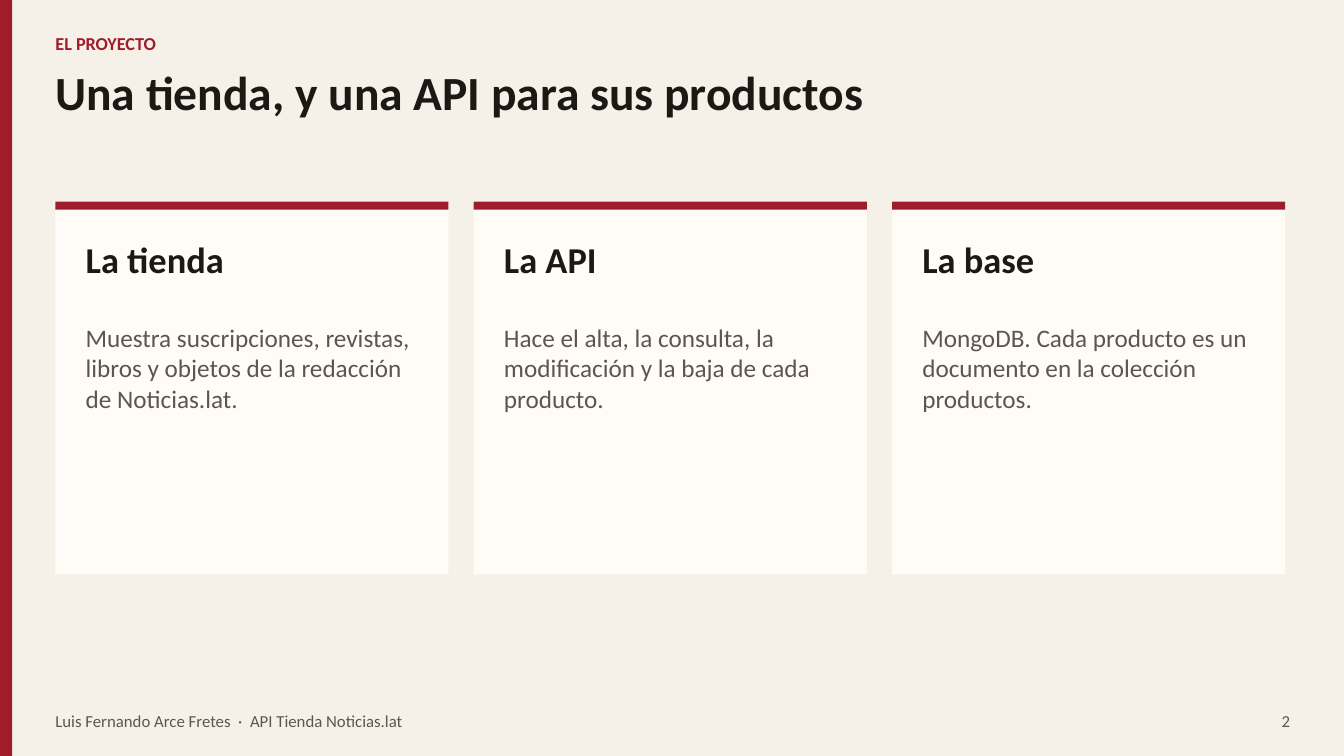
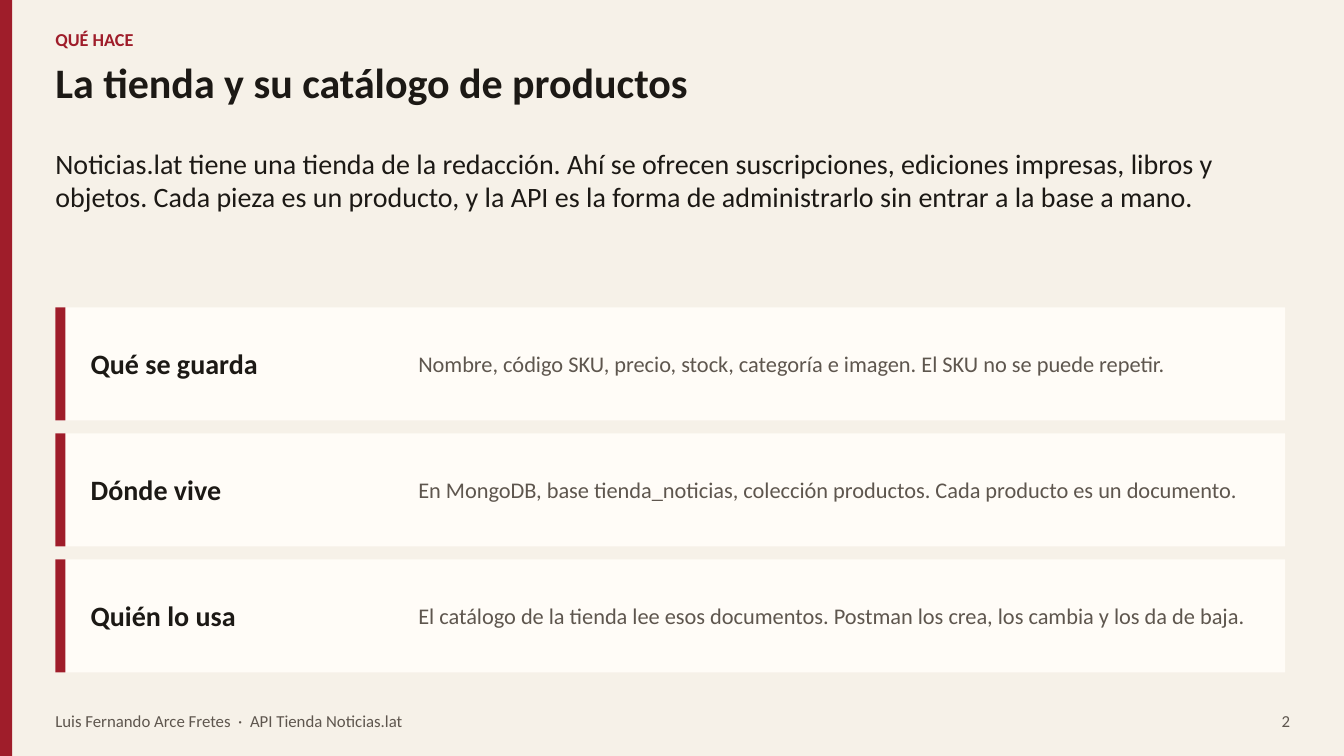
Before and after one commit to n14-py/uassnlat, a slide deck: slide 2 of docs/Exposicion-Examen-Final-Luis-Fernando-Arce-Fretes.pptx. Drawn at 1344x756 pixels with LibreOffice and Linux fonts; fonts in the diff are those of the drawing. Boxes give left, top, right and bottom in pixels: in the first picture for what was removed or moved away, otherwise in the second. Text is boxed around its words. In the diff, an @@ line names an element or a change of style, - is before the commit and + after.

```diff
--- a/docs/Exposicion-Examen-Final-Luis-Fernando-Arce-Fretes.pptx
+++ b/docs/Exposicion-Examen-Final-Luis-Fernando-Arce-Fretes.pptx
@@ text removed at (55,38,156,50) @@
-EL PROYECTO
@@ text added at (55,31,134,49), 13 pt, text #9F1D2A, bold @@
+QUÉ HACE
@@ text at (55,68,687,105): text changed; size 34 to 30 pt @@
-Una tienda, y una API para sus productos
+La tienda y su catálogo de productos
@@ text added at (55,154,1213,212), 20 pt, text #1C1915 @@
+Noticias.lat tiene una tienda de la redacción. Ahí se ofrecen suscripciones, ediciones impresas, libros y objetos. Cada pieza es un producto, y la API es la forma de administrarlo sin entrar a la base a mano.
@@ rectangle removed at (55,202,449,575) @@
@@ rectangle removed at (55,202,449,210) @@
@@ rectangle removed at (474,202,867,210) @@
@@ rectangle removed at (892,202,1286,575) @@
@@ rectangle removed at (892,202,1286,210) @@
@@ text removed at (86,247,224,274) @@
-La tienda
@@ text removed at (504,249,596,274) @@
-La API
@@ text removed at (922,247,1034,274) @@
-La base
@@ rectangle: place and size @@
-rectangle at (474,202,867,575)
+rectangle at (55,308,1286,420)
@@ rectangle added at (55,308,66,420), fill #9F1D2A @@
@@ text removed at (86,329,410,408) @@
-Muestra suscripciones, revistas, libros y objetos de la redacción de Noticias.lat.
@@ text removed at (504,329,810,412) @@
-Hace el alta, la consulta, la modificación y la baja de cada producto.
@@ text added at (91,354,258,379), 20 pt, text #1C1915, bold @@
+Qué se guarda
@@ text added at (418,356,1164,376), 16 pt, text #5E564E @@
+Nombre, código SKU, precio, stock, categoría e imagen. El SKU no se puede repetir.
@@ rectangle added at (55,434,1286,546), fill #FFFCF7 @@
@@ rectangle added at (55,434,66,546), fill #9F1D2A @@
@@ text "En MongoDB, base tienda_noticias, colección ..." at (418,482,1237,502): vertical alignment top to middle @@
@@ text added at (91,480,221,501), 20 pt, text #1C1915, bold @@
+Dónde vive
@@ text at (418,482,1237,502): text changed; size 18 to 16 pt @@
-MongoDB. Cada producto es un documento en la colección productos.
+En MongoDB, base tienda_noticias, colección productos. Cada producto es un documento.
@@ rectangle added at (55,560,1286,673), fill #FFFCF7 @@
@@ rectangle added at (55,560,66,673), fill #9F1D2A @@
@@ text added at (91,606,236,630), 20 pt, text #1C1915, bold @@
+Quién lo usa
@@ text added at (418,608,1244,628), 16 pt, text #5E564E @@
+El catálogo de la tienda lee esos documentos. Postman los crea, los cambia y los da de baja.
```
Also in this commit, not shown: 6 other slides changed, 3 slides added, 3 slides removed.
